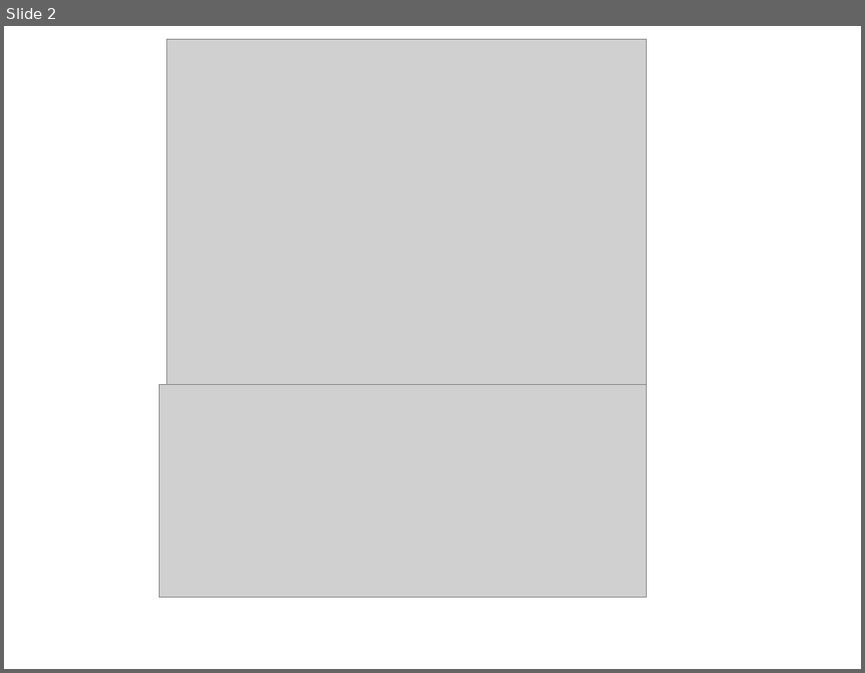
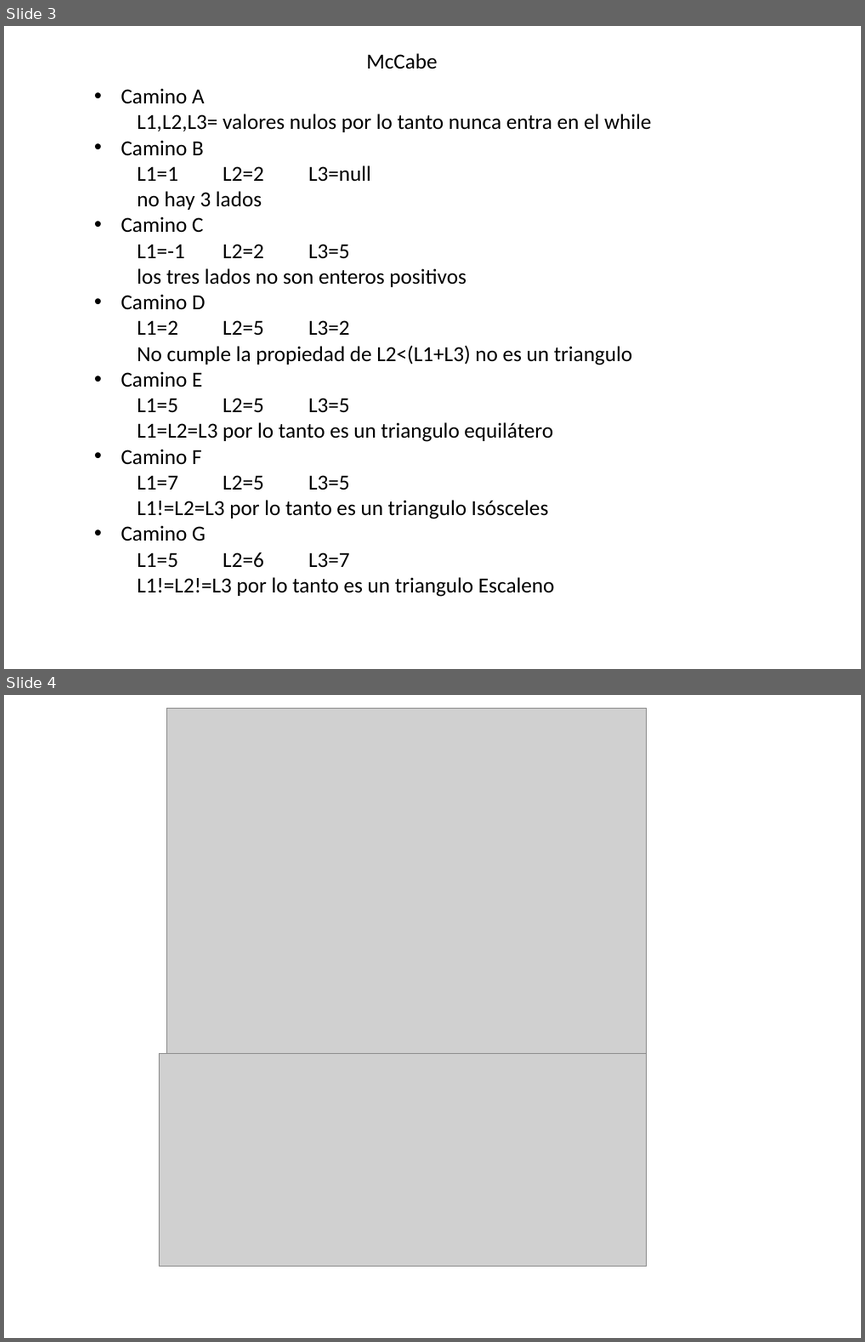
Before and after one commit to BitsellerSoftware/TrianguloTP, a slide deck: Complejidad Ciclomatica Triangulo.pptx. Shown one above the other, each under a label of ours: slide 2 before the commit, slides 3 and 4 after it. The pictures are 865x673 and 865x1342 pixels, drawn with LibreOffice and Linux fonts; fonts in the diff are those of the drawing; grey boxes stand for pictures. Boxes give left, top, right and bottom in pixels: in the first picture for what was removed or moved away, otherwise in the second. Text is boxed around its words. In the diff, an @@ line names an element or a change of style, - is before the commit and + after.

Commit message:
McCabe agregado C:

```diff
--- a/Complejidad Ciclomatica Triangulo.pptx
+++ b/Complejidad Ciclomatica Triangulo.pptx
@@ slide 3 added at <box>4,26,861,669</box>, background #FFFFFF @@
@@ text added at <box>366,53,437,68</box>, 18 pt, text #000000 @@
+McCabe
@@ text added at <box>121,88,651,596</box>, 18 pt, text #000000 @@
+• Camino A
+L1,L2,L3= valores nulos por lo tanto nunca entra en el while
+• Camino B
+L1=1 L2=2 L3=null
+no hay 3 lados
+• Camino C
+L1=-1 L2=2 L3=5
+los tres lados no son enteros positivos
+• Camino D
+  L1=2 L2=5 L3=2
+  No cumple la propiedad de L2<(L1+L3) no es un triangulo
+• Camino E
+  L1=5 L2=5 L3=5
+  L1=L2=L3 por lo tanto es un triangulo equilátero
+• Camino F
+  L1=7 L2=5 L3=5
+  L1!=L2=L3 por lo tanto es un triangulo Isósceles
+• Camino G
+  L1=5 L2=6 L3=7
+  L1!=L2!=L3 por lo tanto es un triangulo Escaleno
@@ what was slide 2 is now slide 4 @@
```
Also in this commit, not shown: 1 slide changed, 1 other slide added.
